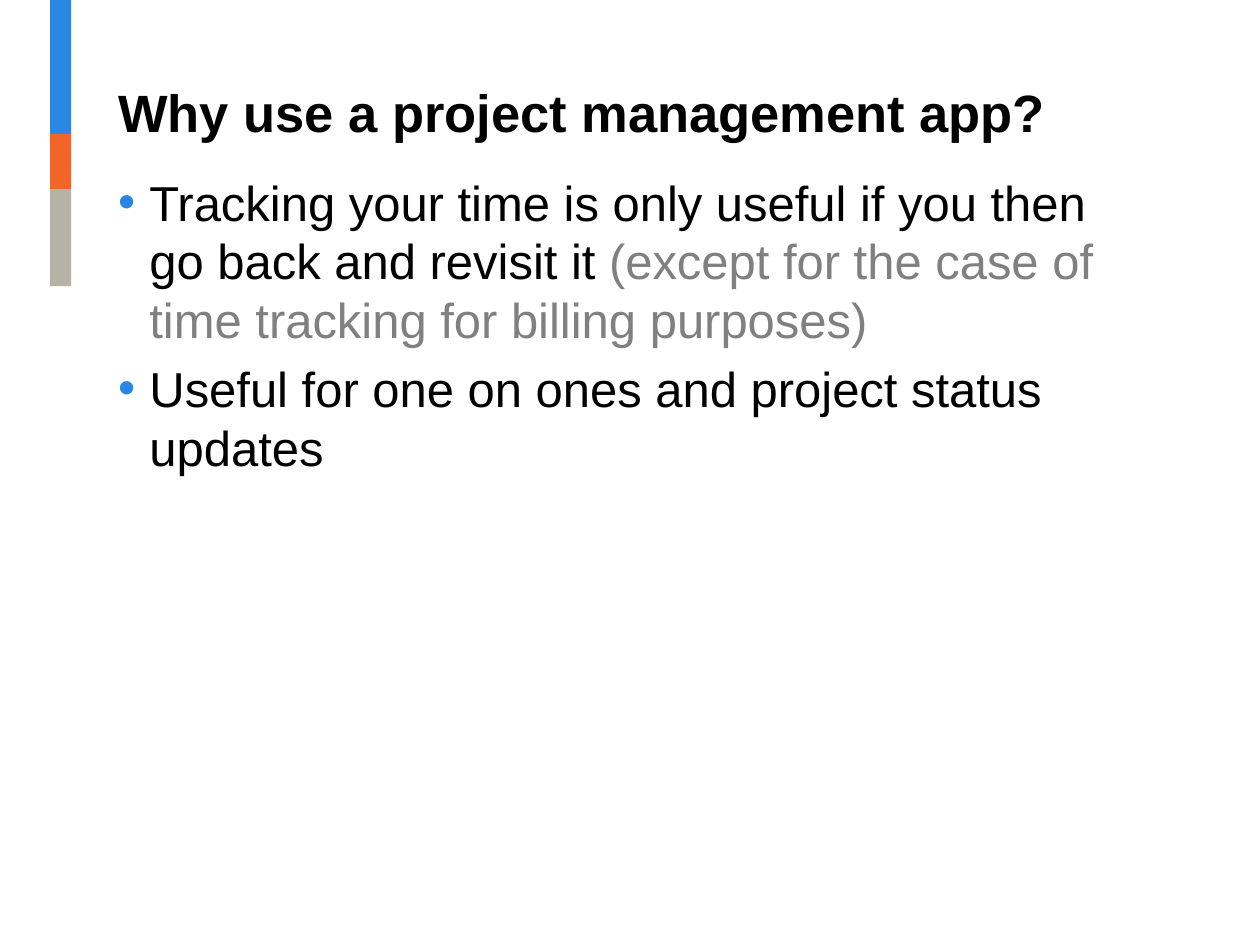
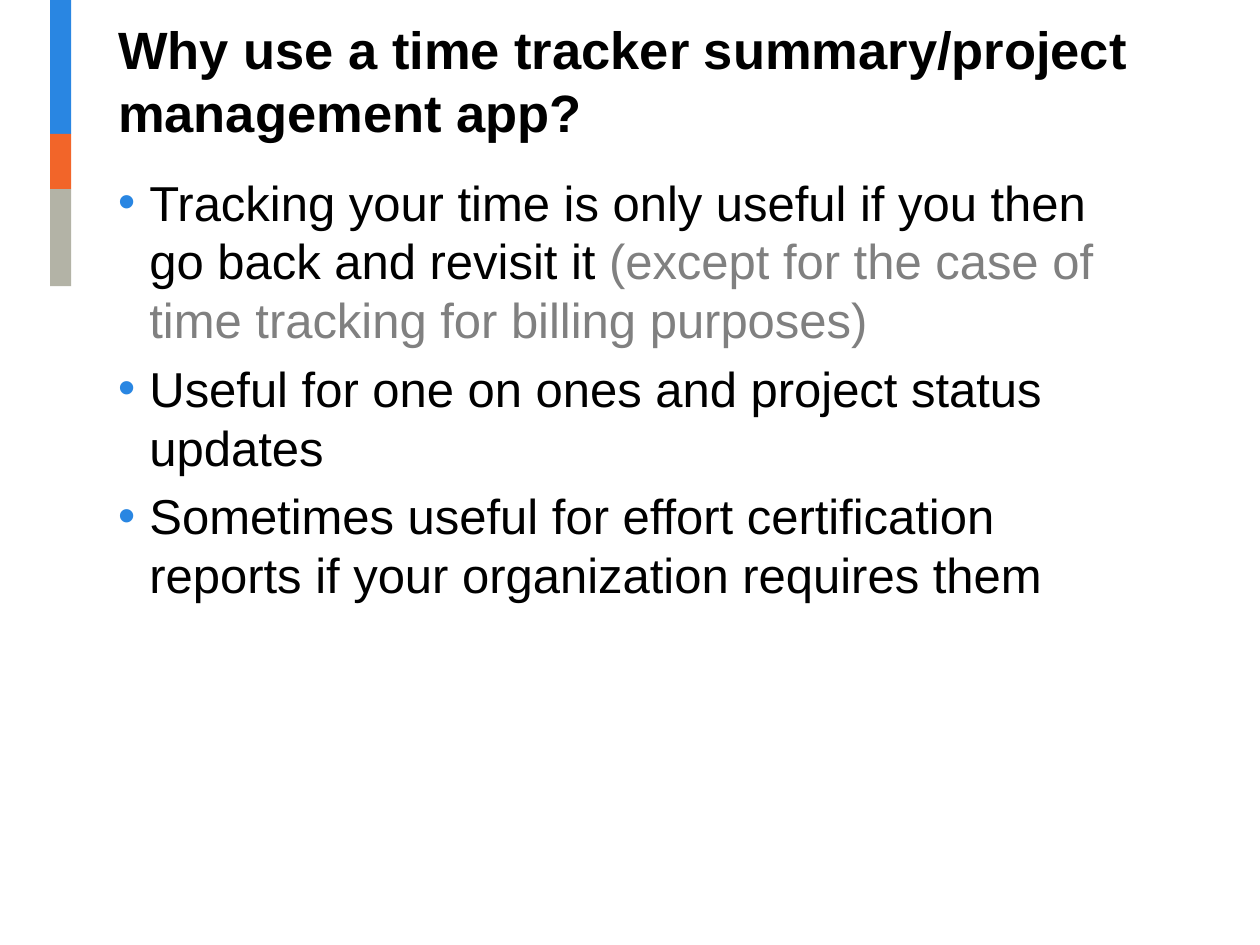
Before and after one commit to jalavery/timetrackR, a slide deck: slide 4 of Project management shiny app presentation.pptx (slide 3 before the commit). Drawn at 1260x945 pixels with LibreOffice and Linux fonts; fonts in the diff are those of the drawing; background and template pictures are left out. Boxes give left, top, right and bottom in pixels: in the first picture for what was removed or moved away, otherwise in the second. Text is boxed around its words. In the diff, an @@ line names an element or a change of style, - is before the commit and + after.

```diff
--- a/Project management shiny app presentation.pptx
+++ b/Project management shiny app presentation.pptx
@@ title at (x1=118, y1=31, x2=1127, y2=143): text changed @@
-Why use a project management app?
+Why use a time tracker summary/project management app?
@@ text at (x1=149, y1=498, x2=1042, y2=603): paragraph added @@
+• Sometimes useful for effort certification reports if your organization requires them
```
Also in this commit, not shown: 4 other slides changed, 3 slides added, 3 other files.
